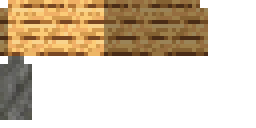
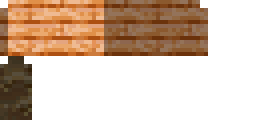
Comparing the layer stacks of the two 256x128 images. Changes:
painted on "olive.png" over [left=0, top=0, right=208, bottom=120]
